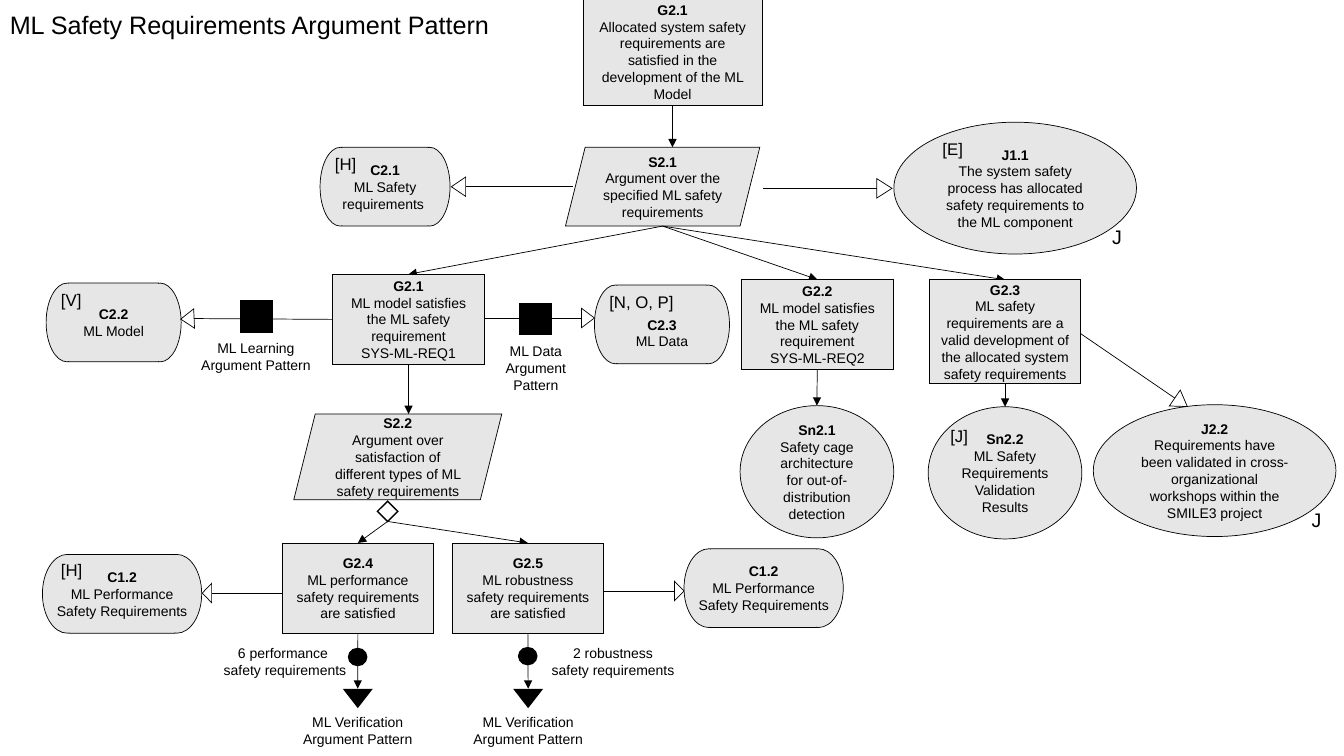
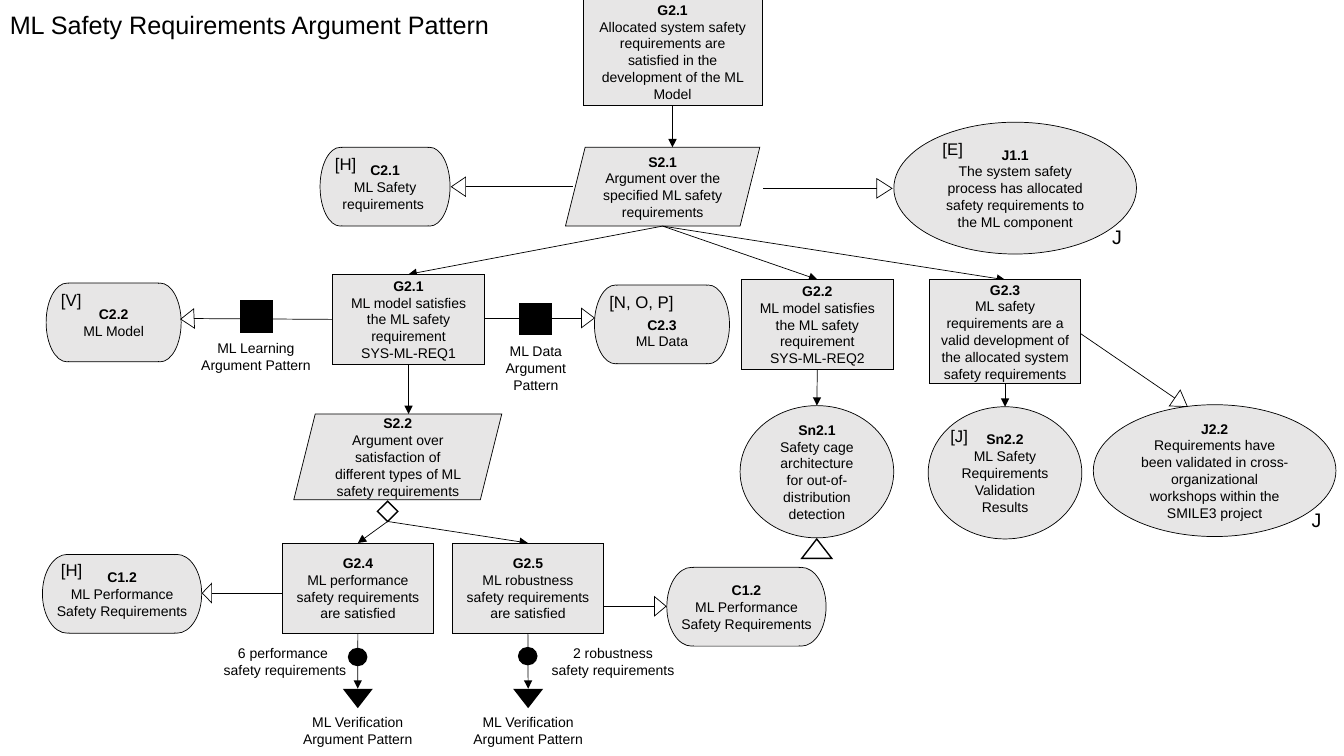
Before and after one commit to RI-SE/smirk, a slide deck: slide 4 of docs/figures/figures.pptx. Drawn at 1344x756 pixels with LibreOffice and Linux fonts; fonts in the diff are those of the drawing. Boxes give left, top, right and bottom in pixels: in the first picture for what was removed or moved away, otherwise in the second. Text is boxed around its words. In the diff, an @@ line names an element or a change of style, - is before the commit and + after.

```diff
--- a/docs/figures/figures.pptx
+++ b/docs/figures/figures.pptx
@@ triangle added at (802, 539, 832, 559), fill #FFFFFF, outline #000000 1 pt @@
@@ freeform shape "C1.2": place and size @@
-freeform shape "C1.2" at (685, 548, 844, 627)
+freeform shape "C1.2" at (667, 568, 827, 646)
@@ triangle: place and size @@
-triangle at (675, 582, 684, 601)
+triangle at (654, 597, 665, 616)
@@ line moved from (675, 591) - (604, 591) to (654, 607) - (568, 607) @@
```
Also in this commit, not shown: 1 slide added, 1 slide removed, 2 other files.
